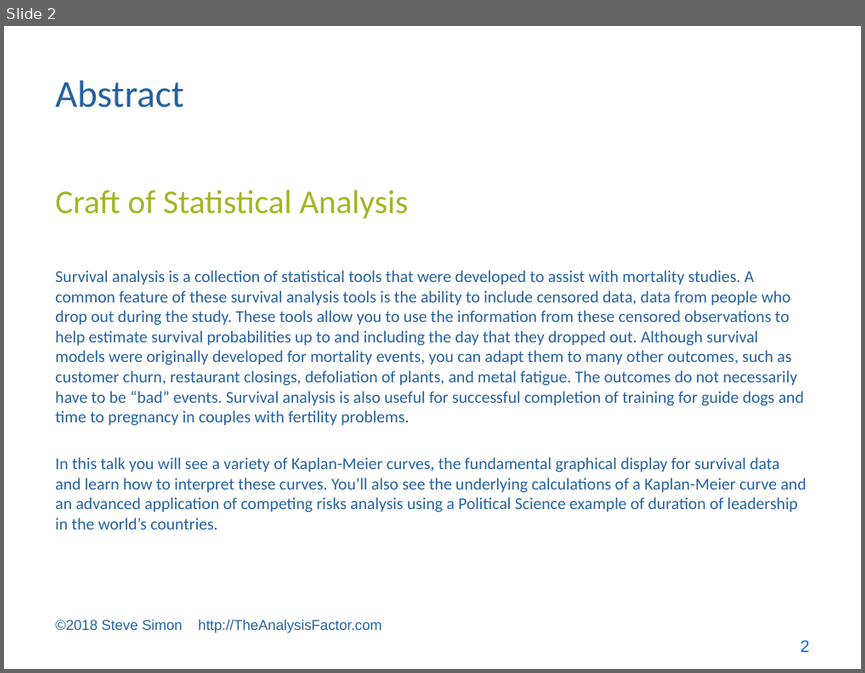
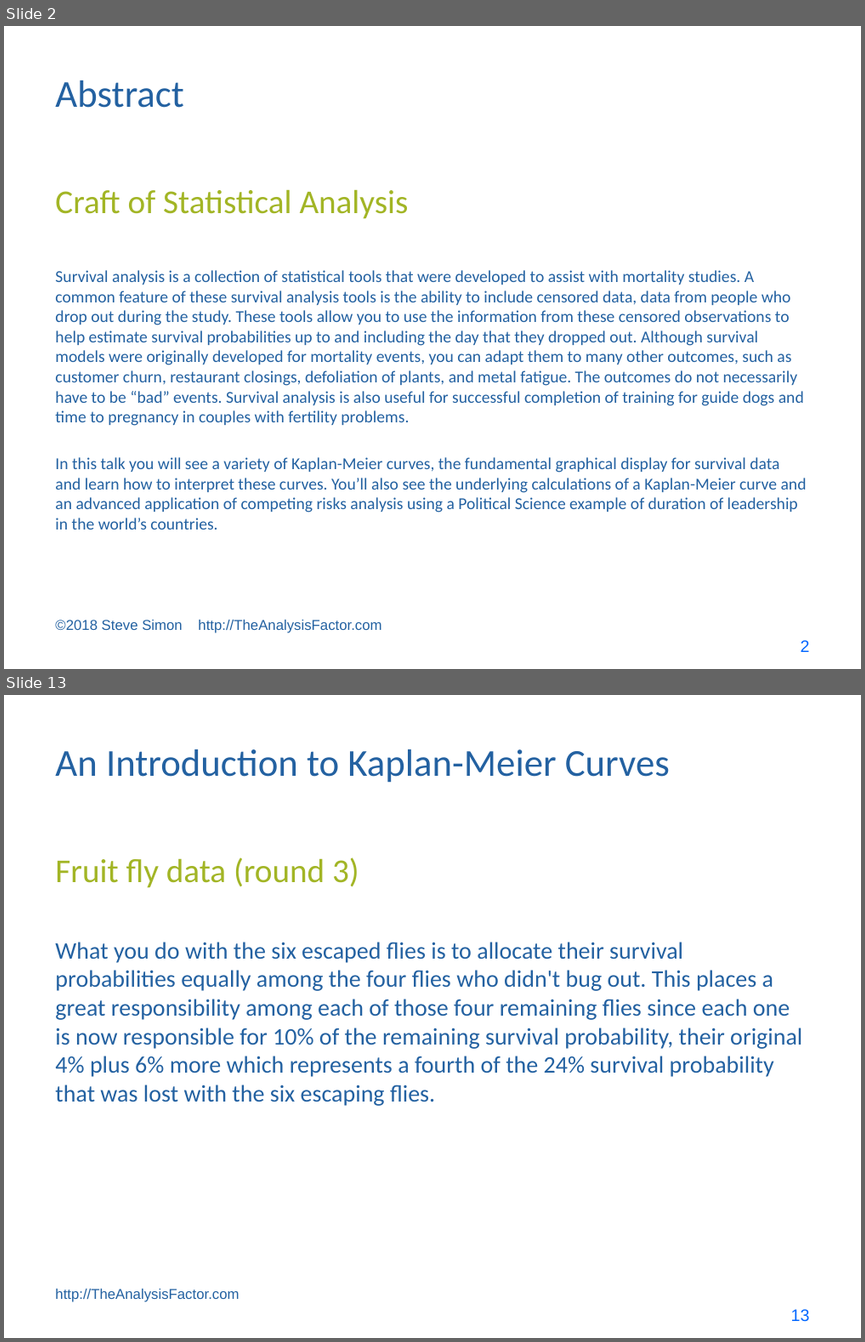
Before and after one commit to pmean/survival-models, a slide deck: bin/cosa lecture.pptx. Shown one above the other, each under a label of ours: slide 2 before the commit, slides 2 and 13 after it; the slides between them are not shown. The pictures are 865x673 and 865x1342 pixels, drawn with LibreOffice and Linux fonts; fonts in the diff are those of the drawing. Boxes give left, top, right and bottom in pixels: in the first picture for what was removed or moved away, otherwise in the second. Text is boxed around its words. In the diff, an @@ line names an element or a change of style, - is before the commit and + after.

```diff
--- a/bin/cosa lecture.pptx
+++ b/bin/cosa lecture.pptx
@@ slide 13 added at [4,695,861,1338], background #FFFFFF @@
@@ title added at [55,749,670,783], 32 pt, text #2361A1 @@
+An Introduction to Kaplan-Meier Curves
@@ text added at [55,857,359,888], 28 pt, text #A2B525 @@
+Fruit fly data (round 3)
@@ text added at [55,941,802,1106], 20 pt, text #2361A1 @@
+What you do with the six escaped flies is to allocate their survival probabilities equally among the four flies who didn't bug out. This places a great responsibility among each of those four remaining flies since each one is now responsible for 10% of the remaining survival probability, their original 4% plus 6% more which represents a fourth of the 24% survival probability that was lost with the six escaping flies.
@@ text added at [55,1288,239,1302], 12 pt, text #2361A1 @@
+http://TheAnalysisFactor.com
@@ page number added at [791,1309,810,1321], 14 pt, text #0066FF @@
+13
```
Also in this commit, not shown: 19 other slides added, 9 other files.
